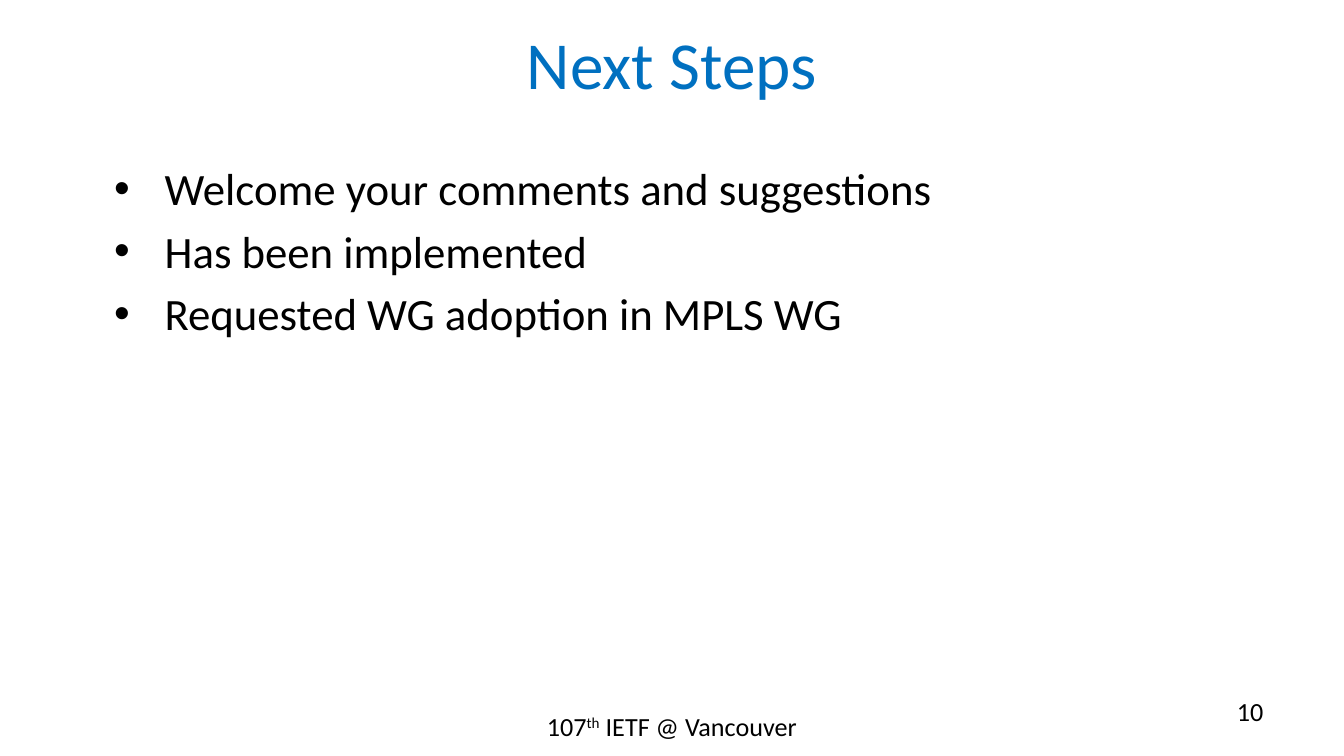
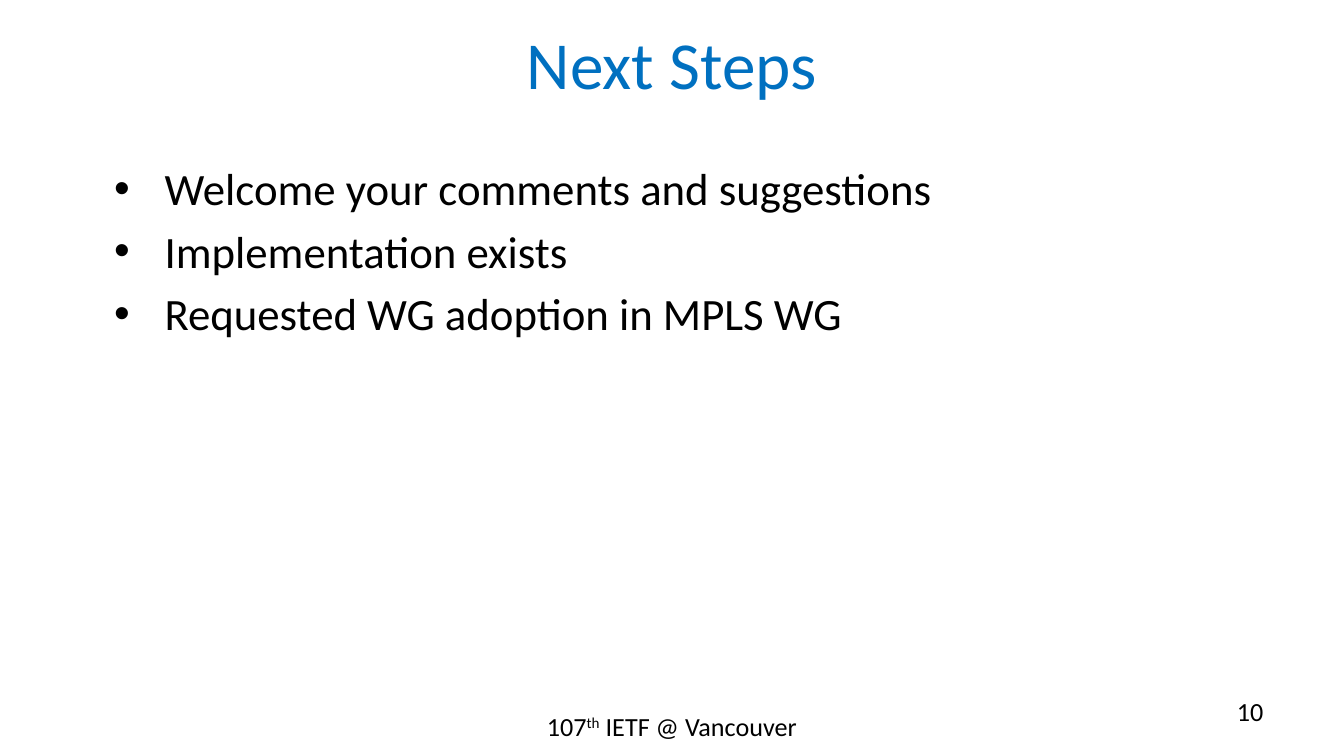
Before and after one commit to rakgandhi/ietf-slides, a slide deck: slide 10 of draft-gandhi-mpls-rfc6374-sr-02.pptx. Drawn at 1344x756 pixels with LibreOffice and Linux fonts; fonts in the diff are those of the drawing. Boxes give left, top, right and bottom in pixels: in the first picture for what was removed or moved away, otherwise in the second. Text is boxed around its words. In the diff, an @@ line names an element or a change of style, - is before the commit and + after.

```diff
--- a/draft-gandhi-mpls-rfc6374-sr-02.pptx
+++ b/draft-gandhi-mpls-rfc6374-sr-02.pptx
@@ text at (165,237,568,276): text changed @@
-• Has been implemented
+• Implementation exists
```
Also in this commit, not shown: 1 other file.
